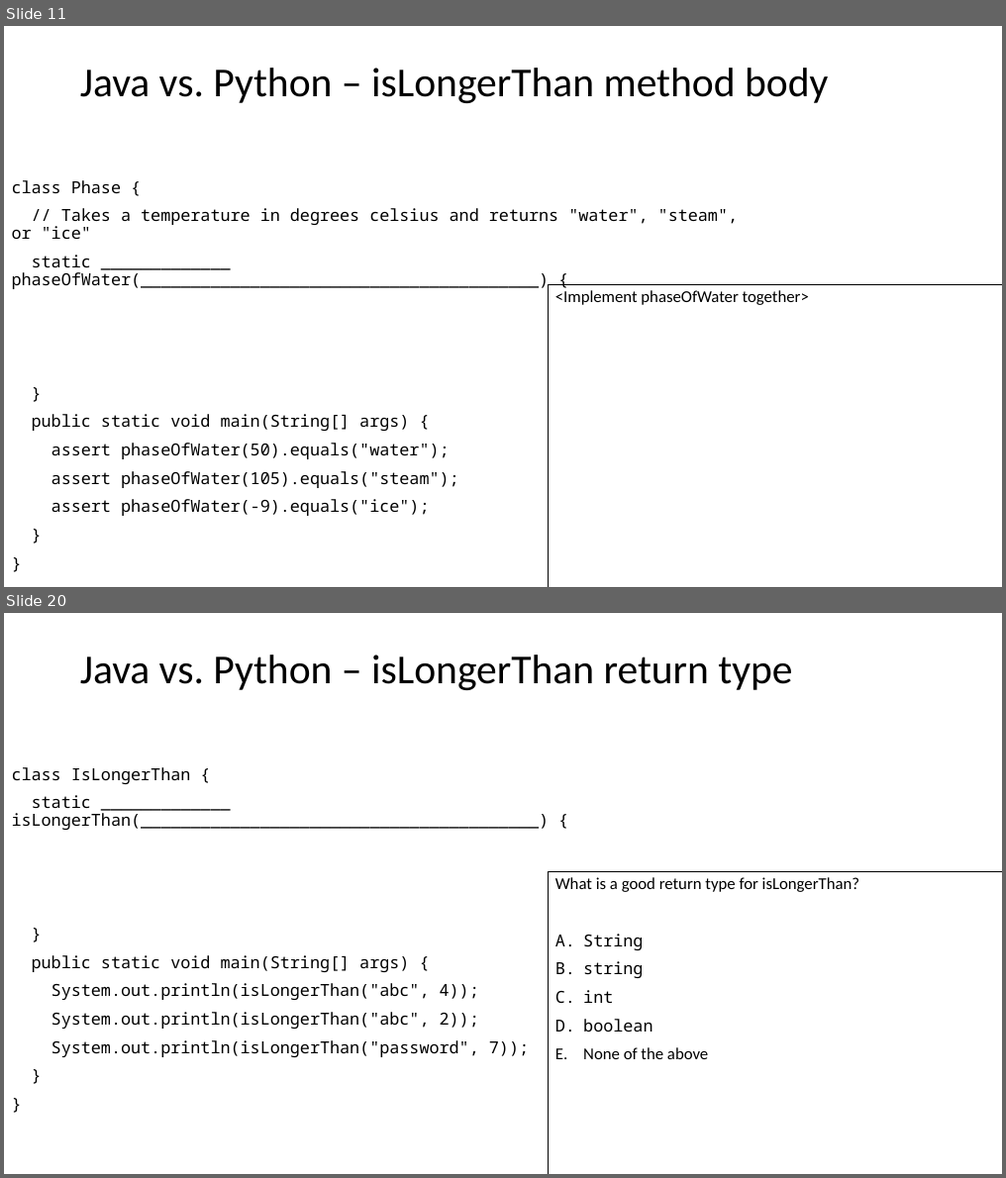
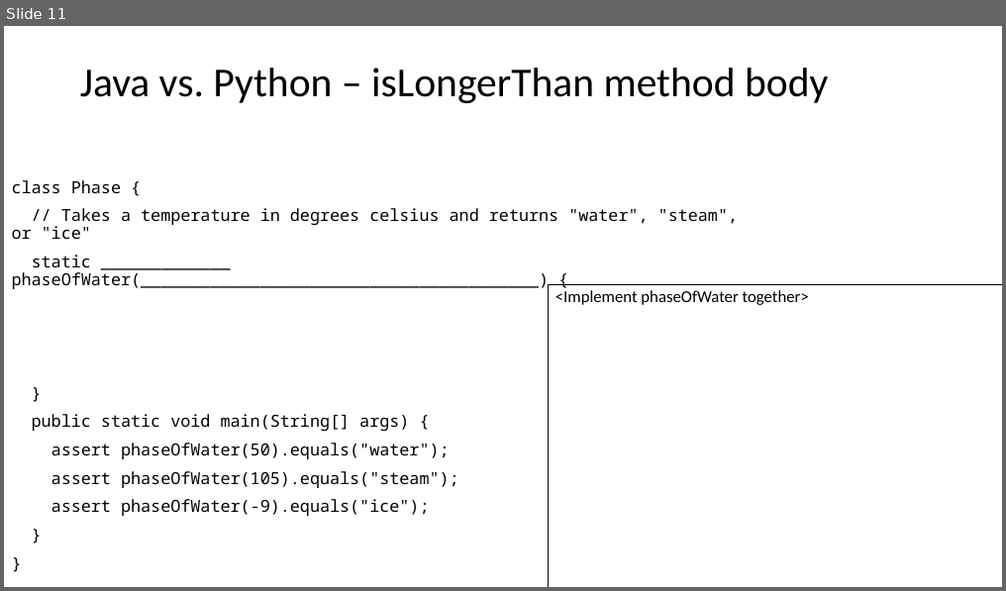
Before and after one commit to catherinefxia/ucsd-cse8a-w20.github.io, a slide deck: lectures/CSE8AW20-Jan-30-Lec8-Java-Continues/CSE8AW20-01-30-Lec8-Java-Continues-slides.pptx. Shown one above the other, each under a label of ours: slides 11 and 20 before the commit, slide 11 after it; the slides between them are not shown. The pictures are 1006x1178 and 1006x591 pixels, drawn with LibreOffice and Linux fonts; fonts in the diff are those of the drawing. Boxes give left, top, right and bottom in pixels: in the first picture for what was removed or moved away, otherwise in the second. Text is boxed around its words. In the diff, an @@ line names an element or a change of style, - is before the commit and + after.

```diff
--- a/lectures/CSE8AW20-Jan-30-Lec8-Java-Continues/CSE8AW20-01-30-Lec8-Java-Continues-slides.pptx
+++ b/lectures/CSE8AW20-Jan-30-Lec8-Java-Continues/CSE8AW20-01-30-Lec8-Java-Continues-slides.pptx
@@ slide 20 removed at bbox=[4, 613, 1002, 1174], background #FFFFFF @@
@@ title removed at bbox=[80, 655, 792, 690] @@
-Java vs. Python – isLongerThan return type
@@ text removed at bbox=[12, 767, 549, 1058] @@
-class IsLongerThan {
-static _____________ isLongerThan(________________________________________) {
-}
-public static void main(String[] args) {
-System.out.println(isLongerThan("abc", 4));
-System.out.println(isLongerThan("abc", 2));
-System.out.println(isLongerThan("password", 7));
-}
-}
@@ rectangle removed at bbox=[548, 872, 1002, 1174] @@
-What is a good return type for isLongerThan?
-A. String
-B. string
-C. int
-D. boolean
-E. None of the above
```
Also in this commit, not shown: 10 other slides removed, 5 other files.
